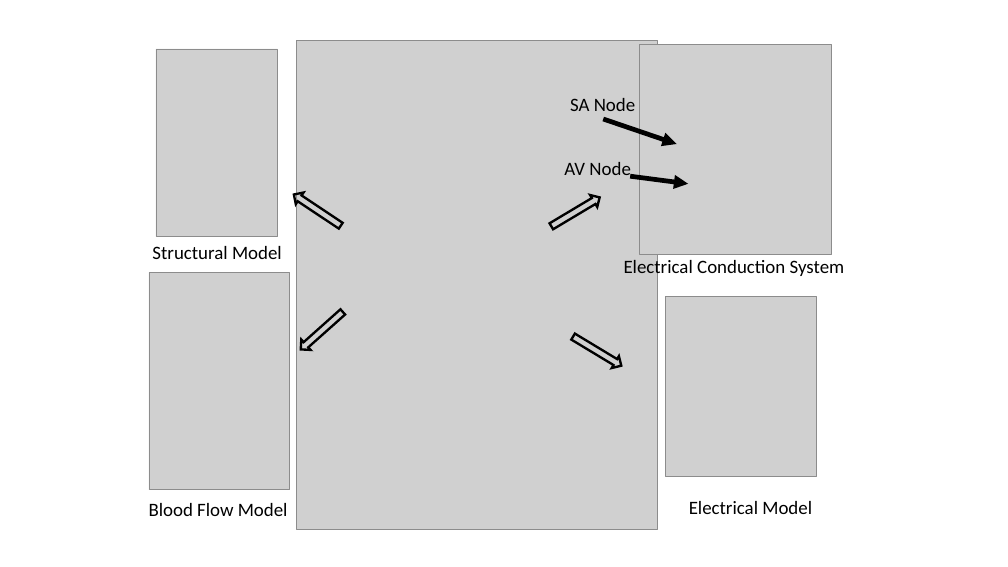
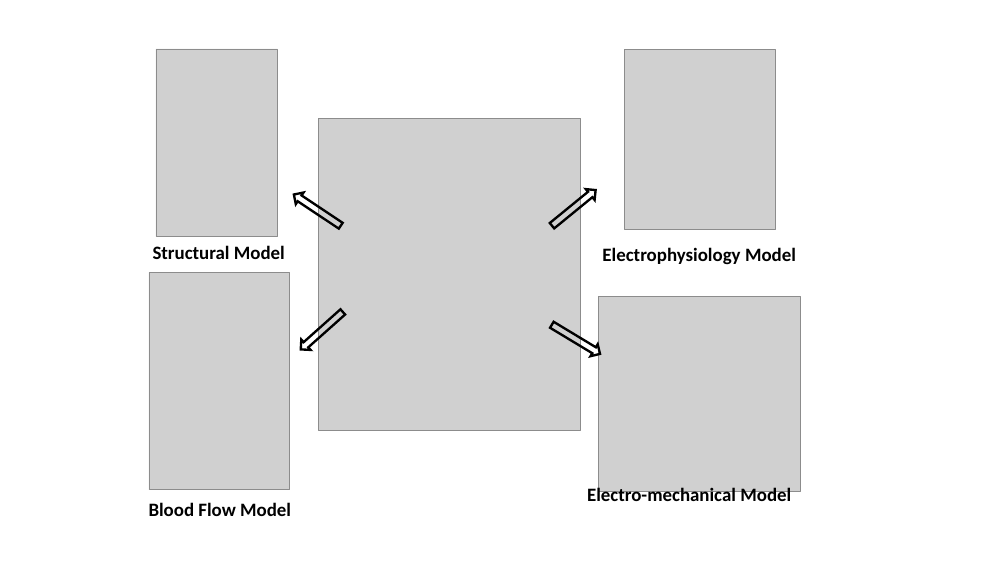
Before and after one commit to mlab-upenn/FnEDA, a slide deck: slide 1 of figs/models.pptx. Drawn at 1008x567 pixels with LibreOffice and Linux fonts; fonts in the diff are those of the drawing; grey boxes stand for pictures. Boxes give left, top, right and bottom in pixels: in the first picture for what was removed or moved away, otherwise in the second. Text is boxed around its words. In the diff, an @@ line names an element or a change of style, - is before the commit and + after.

```diff
--- a/figs/models.pptx
+++ b/figs/models.pptx
@@ picture removed at box(296, 41, 658, 529) @@
@@ picture: place and size @@
-picture at box(666, 296, 817, 476)
+picture at box(625, 50, 776, 230)
@@ picture removed at box(640, 45, 831, 255) @@
@@ picture added at box(318, 118, 581, 430) @@
@@ text removed at box(570, 98, 635, 111) @@
-SA Node
@@ arrow removed from (603, 119) to (677, 144) @@
@@ text removed at box(564, 162, 630, 175) @@
-AV Node
@@ arrow removed from (631, 176) to (688, 184) @@
@@ right arrow at box(548, 185, 600, 231): rotation 329 to 320 degrees @@
@@ text "Structural Model" at box(153, 245, 285, 259): bold on @@
@@ text at box(602, 247, 796, 265): text changed; bold on @@
-Electrical Model
+Electrophysiology Model
@@ text removed at box(624, 258, 845, 279) @@
-Electrical Conduction System
@@ picture added at box(599, 296, 801, 492) @@
@@ right arrow: place and size @@
-right arrow at box(570, 331, 625, 371)
+right arrow at box(549, 319, 604, 360)
@@ text "Blood Flow Model" at box(149, 502, 291, 516): bold on @@
@@ text added at box(587, 485, 791, 506), 18 pt, text #000000, bold @@
+Electro-mechanical Model
```
Also in this commit, not shown: 6 other files.
